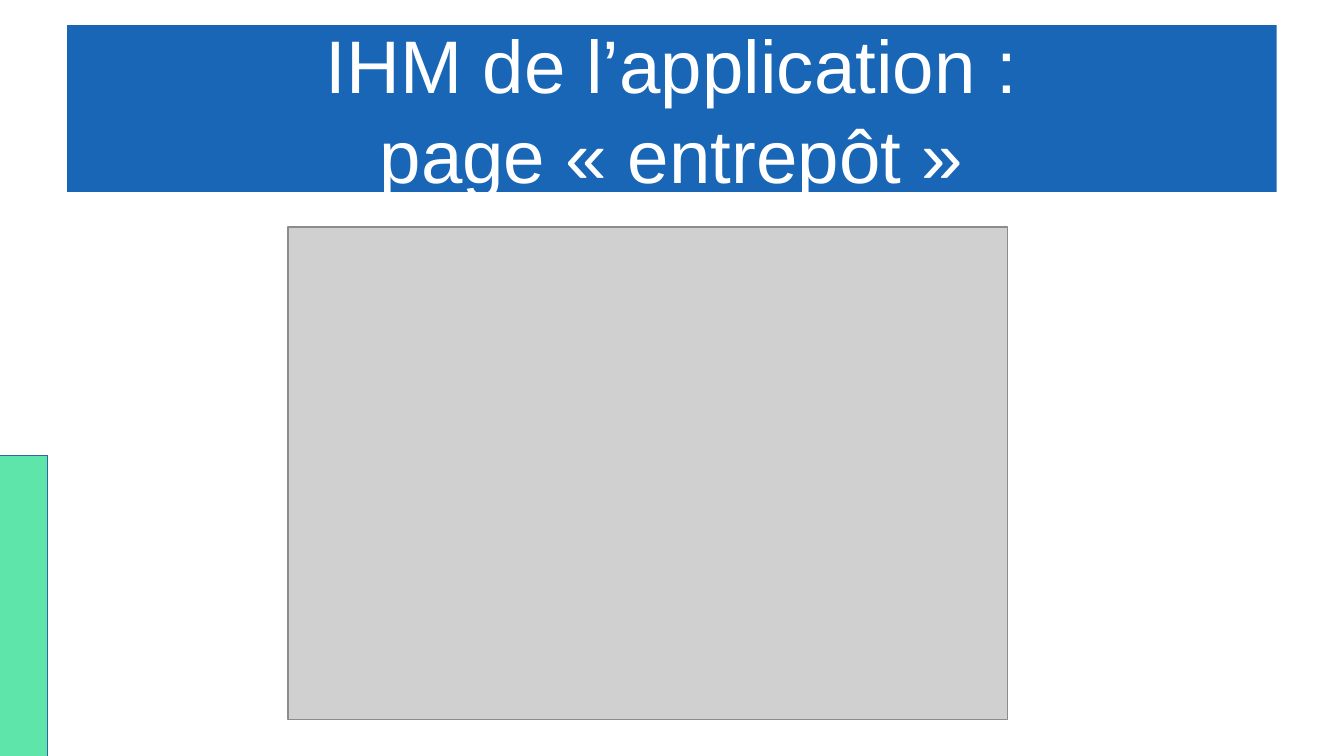
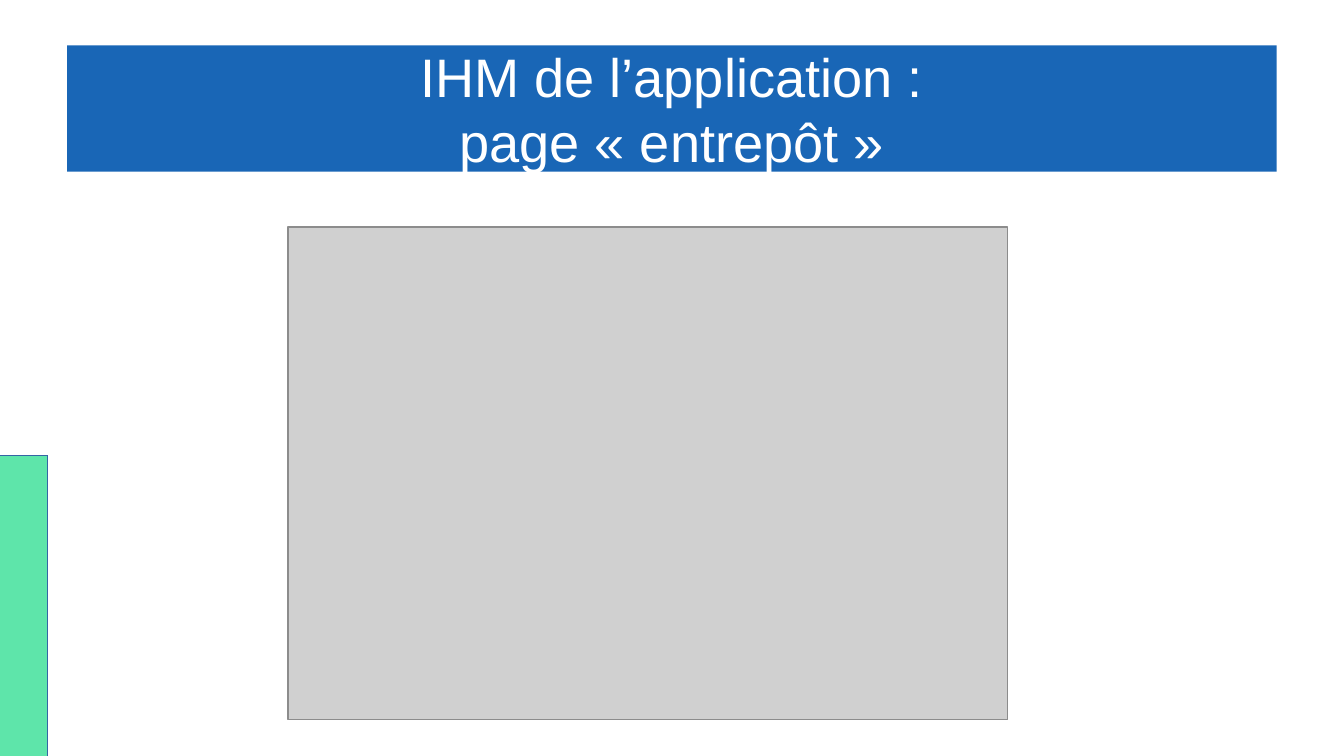
Before and after one commit to Gabin221/Tracking-BLE-documents, a slide deck: slide 13 of Revues/Revues2/Gabin/presentation_yahya_andrea_gabin.odp (slide 12 before the commit). Drawn at 1344x756 pixels with LibreOffice and Linux fonts; fonts in the diff are those of the drawing; grey boxes stand for pictures. Boxes give left, top, right and bottom in pixels: in the first picture for what was removed or moved away, otherwise in the second. Text is boxed around its words. In the diff, an @@ line names an element or a change of style, - is before the commit and + after.

```diff
--- a/Revues/Revues2/Gabin/presentation_yahya_andrea_gabin.odp
+++ b/Revues/Revues2/Gabin/presentation_yahya_andrea_gabin.odp
@@ title "IHM de l’application : page ...": place and size @@
-title "IHM de l’application : page ..." at bbox=[67, 26, 1277, 193]
+title "IHM de l’application : page ..." at bbox=[67, 45, 1277, 172]
@@ title "IHM de l’application : page ..." at bbox=[67, 45, 1277, 172]: size 44 to 32 pt @@
```
Also in this commit, not shown: 3 other slides changed, 1 slide added, 1 other file.
